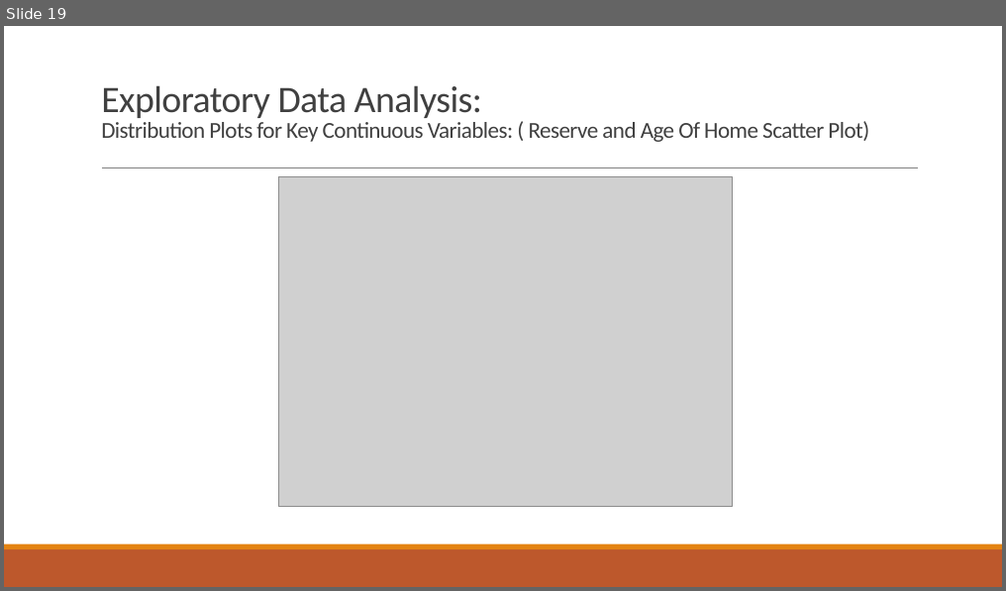
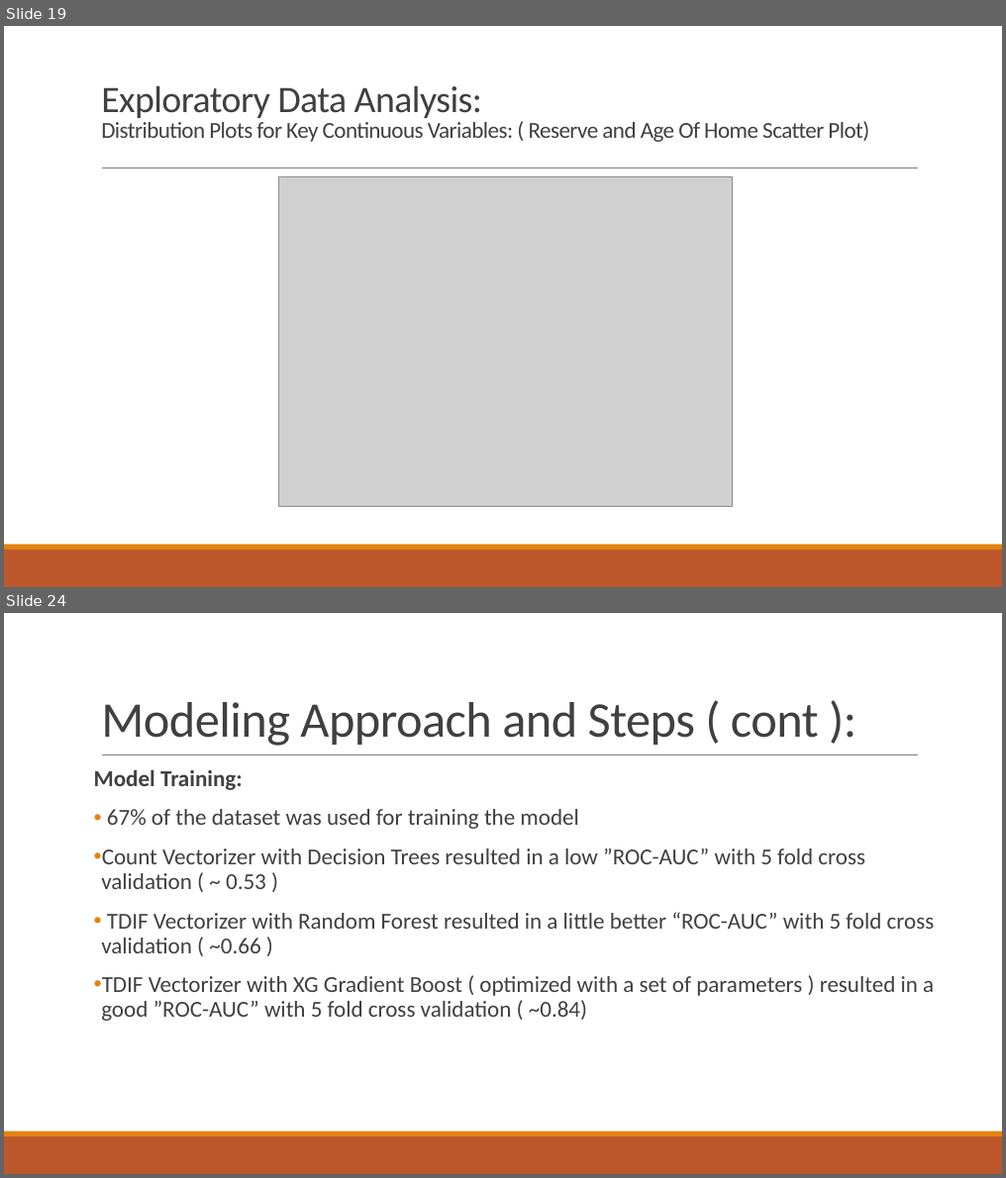
Before and after one commit to hkalavala/DS_SM_15_HK, a slide deck: projects/final-project/GA Project - HK.pptx. Shown one above the other, each under a label of ours: slide 19 before the commit, slides 19 and 24 after it; the slides between them are not shown. The pictures are 1006x591 and 1006x1178 pixels, drawn with LibreOffice and Linux fonts; fonts in the diff are those of the drawing; grey boxes stand for pictures. Boxes give left, top, right and bottom in pixels: in the first picture for what was removed or moved away, otherwise in the second. Text is boxed around its words. In the diff, an @@ line names an element or a change of style, - is before the commit and + after.

```diff
--- a/projects/final-project/GA Project - HK.pptx
+++ b/projects/final-project/GA Project - HK.pptx
@@ slide 24 added at (x1=4, y1=613, x2=1002, y2=1174), background #FFFFFF; not listed: 3 template elements that a slide beside it also shows @@
@@ title added at (x1=101, y1=702, x2=819, y2=746), 48 pt, text #404040 @@
+Modeling Approach and Steps ( cont ):
@@ text added at (x1=94, y1=770, x2=935, y2=1021), 22 pt, text #404040 @@
+Model Training:
+• 67% of the dataset was used for training the model
+• Count Vectorizer with Decision Trees resulted in a low ”ROC-AUC” with 5 fold cross validation ( ~ 0.53 )
+• TDIF Vectorizer with Random Forest resulted in a little better “ROC-AUC” with 5 fold cross validation ( ~0.66 )
+• TDIF Vectorizer with XG Gradient Boost ( optimized with a set of parameters ) resulted in a good ”ROC-AUC” with 5 fold cross validation ( ~0.84)
```
Also in this commit, not shown: 1 slide changed, 6 other slides added.
